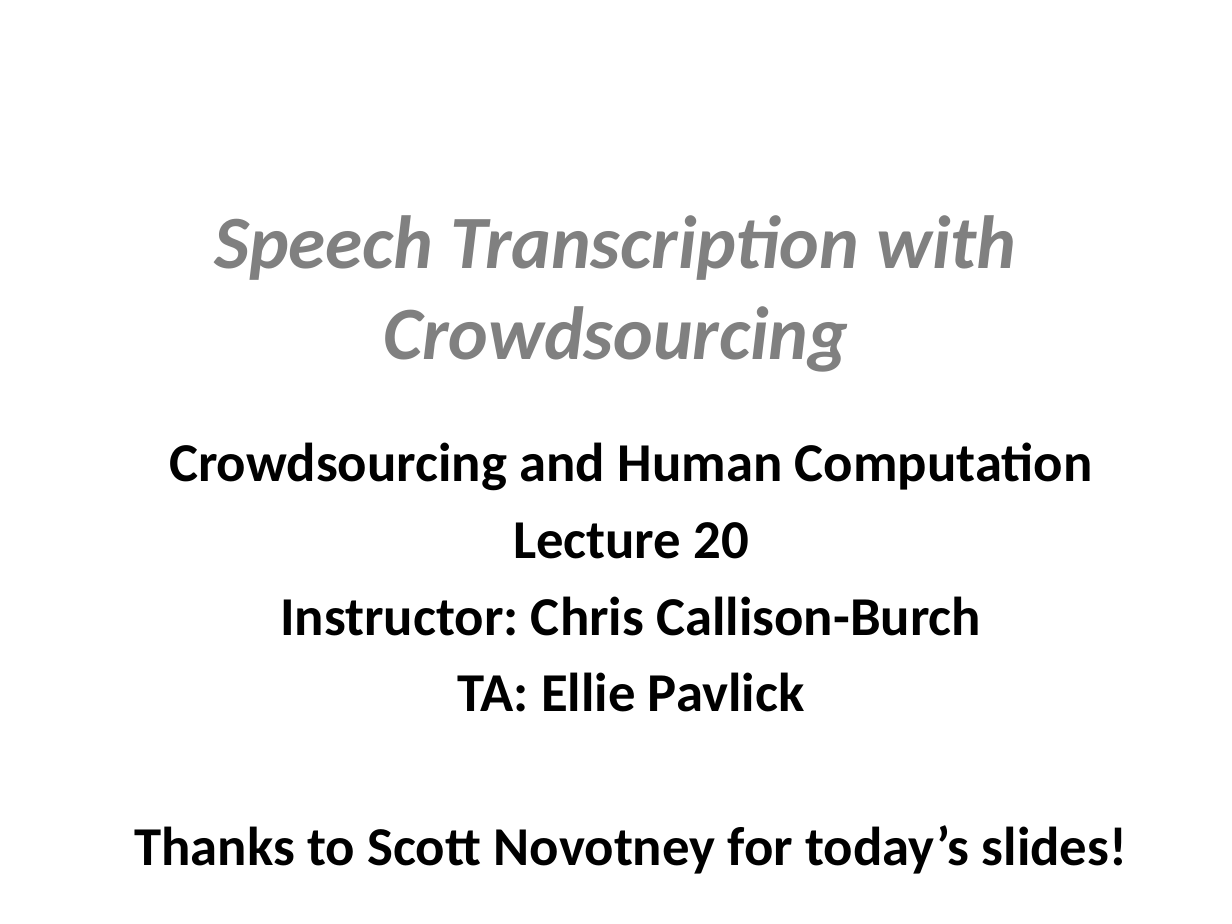
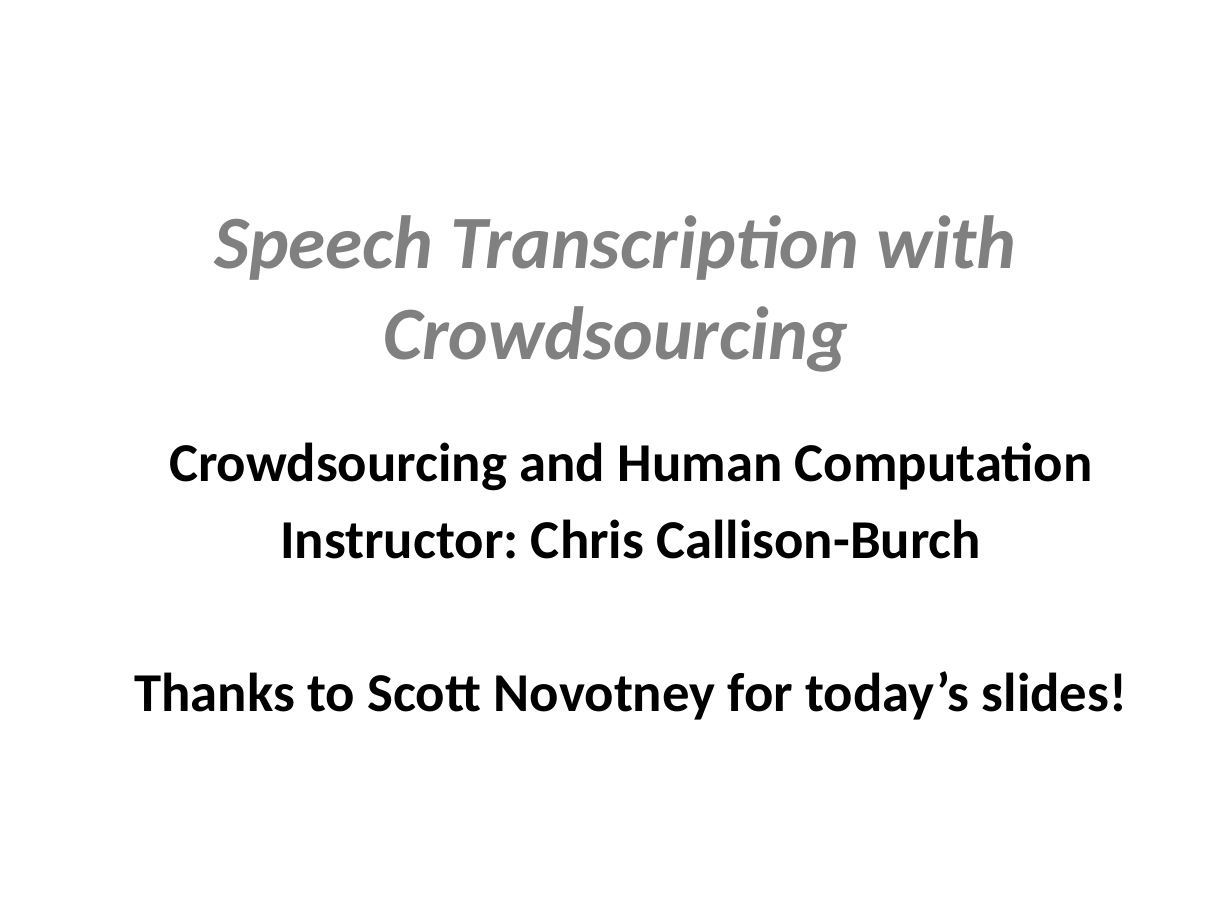
Before and after one commit to crowdsourcing-class/crowdsourcing-class.github.io, a slide deck: slide 1 of slides/crowdsourcing-speech-recognition.pptx (slide 2 before the commit). Drawn at 1232x924 pixels with LibreOffice and Linux fonts; fonts in the diff are those of the drawing. Boxes give left, top, right and bottom in pixels: in the first picture for what was removed or moved away, otherwise in the second. Text is boxed around its words. In the diff, an @@ line names an element or a change of style, - is before the commit and + after.

Commit message:
Slides

```diff
--- a/slides/crowdsourcing-speech-recognition.pptx
+++ b/slides/crowdsourcing-speech-recognition.pptx
@@ text at (x1=513, y1=522, x2=749, y2=559): paragraph removed @@
-Lecture 20
@@ text at (x1=458, y1=672, x2=804, y2=712): paragraph removed @@
-TA: Ellie Pavlick
```
Also in this commit, not shown: 1 slide removed, 3 other files.
